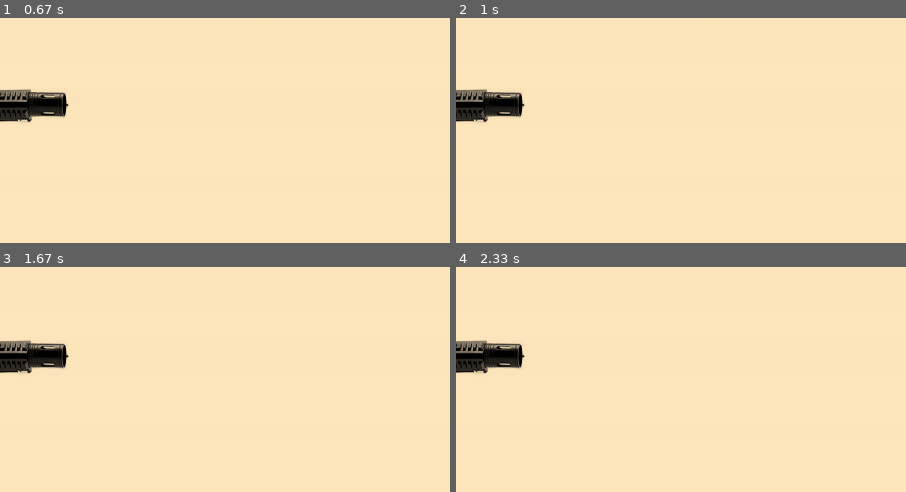
Above: before the commit, frames 1-4 (two rows, left to right).
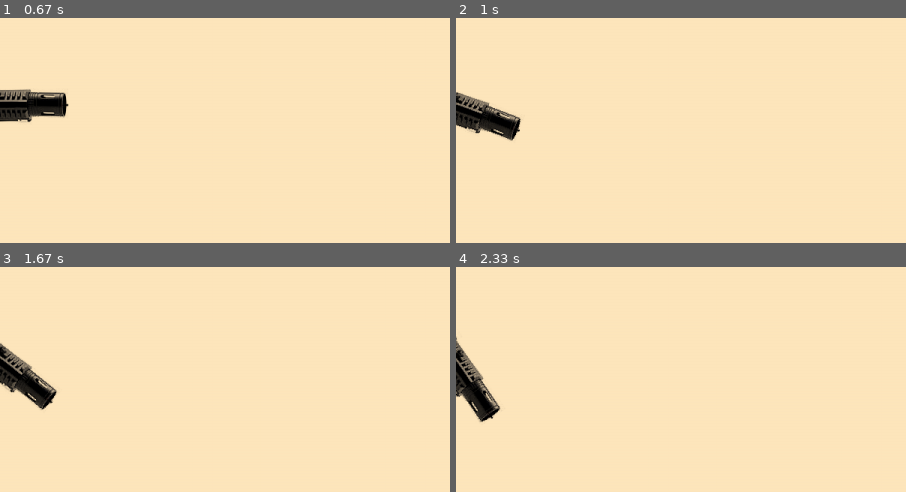
Above: after the commit, the same moments.

Repository: jasmit21/Educational_GameDev
Game: pygame game, started from Menu-System-PyGame-main/main.py
The game is run twice, just before and just after one commit, with the same random seed, the same clock (stepped at 60 frames per second) and the same inputs.
Inputs (mouse positions are % of the whole screen's width and height, from its top left):
- Up to frame 1 (0.67 s): click "Reflection" at 0.38 s
- Up to frame 2 (1 s): hold Enter from 0.67 s (still down); hold D from 0.67 s (still down); move the mouse to (46, 54) at 0.7 s
- Up to frame 3 (1.67 s): release Enter at 1.13 s; release D at 1.13 s; tap Down at 1.17 s; hold D from 1.5 s (still down)
- Up to frame 4 (2.33 s): release D at 1.97 s
The pictures show only the part of the screen within x 0-50%, y 4-54%; the shares and areas given below are measured in that part.

Frame 1 is identical in both runs. In frame 2, 2.4% of the frame differs, in the area x 0-16%, y 31-55%; in frame 3, 2.9%; in frame 4, 3.1%, in the area x 0-16%, y 31-69%.

Commit message:
Laser rotation

Diff:
--- a/Menu-System-PyGame-main/reflection.py
+++ b/Menu-System-PyGame-main/reflection.py
@@ -1,8 +1,11 @@
+import math
 
 import pygame
 
-
 screen = pygame.display.set_mode((1200,600))
+green =(0,0,255)
+black = (0,0,0)
+white = (255,255,255)
 
 def player(playerx,playery,rot_image):
     screen.blit(rot_image,(playerx,playery))
@@ -17,8 +20,27 @@
     return rot_image
 
 
+def reflectLaser(endx, playery, laserAngle):
+    pygame.draw.line(screen, green, (endx, (playery - 325)),
+                     (endx - (465 * math.tan(math.radians(laserAngle))), (playery + 140)), 2)
+
+    pygame.draw.line(screen, black, (endx, (playery - 325)), (endx, (playery - 275)), 1)
+    pygame.draw.line(screen, black, (endx, (playery - 250)), (endx, (playery - 200)), 1)
+    pygame.draw.line(screen, black, (endx, (playery - 175)), (endx, (playery - 125)), 1)
+
+def shootLaser(playerx,playery,laserAngle):
+
+    x = -145.5
+    endy = playery + 800 + (x * math.tan(math.radians(laserAngle)))
+
+    if  endy > 27 and endy < 773:
+        pygame.draw.line(screen,green,((playerx + 139),(playery + 140)),(endy,(playery - 325)),2)
+        reflectLaser(endy,playerx,laserAngle)
+
+
 def reflect():
 
+    laserState = -1
     playerx = -150.5
     # playery = -115
     playery = 0
@@ -26,6 +48,9 @@
     movebottom = 0
     playerCentre = 600
     laserAngle =0
+
+    leftTilt=0
+    rightTilt=0
 
     while True:
 
@@ -41,6 +66,15 @@
                 if event.key == pygame.K_DOWN:
                      movebottom = 1
 
+                if event.key == pygame.K_a:
+                    leftTilt = 1
+
+                if event.key == pygame.K_d:
+                    rightTilt = 1
+
+                if event.key == pygame.K_RETURN:
+                    laserState = laserState * -1
+
             if event.type == pygame.KEYUP:
                 if event.key == pygame.K_UP:
                      movetop = 0
@@ -48,17 +82,32 @@
                 if event.key == pygame.K_DOWN:
                      movebottom = 0
 
+                if event.key == pygame.K_a:
+                    leftTilt = 0
+
+                if event.key == pygame.K_d:
+                    rightTilt = 0
+
 
         screen.fill('#FFE7BD')
 
         laserImage = pygame.image.load('laser.png')
 
+        if laserState == 1:
+            shootLaser(playerx,playery,laserAngle)
+
+        if laserAngle < 55:
+            laserAngle = laserAngle + leftTilt
+
+        if laserAngle > -55:
+            laserAngle = laserAngle - rightTilt
+
         player(playerx,playery,rot_center(laserImage,(laserAngle)))
 
-        if playery > -115:  # user movement logic
+        if playery > -55:  # user movement logic
             playery = playery - movetop
 
-        if playery <435:
+        if playery <375:
             playery = playery + movebottom
 
         pygame.display.update()
